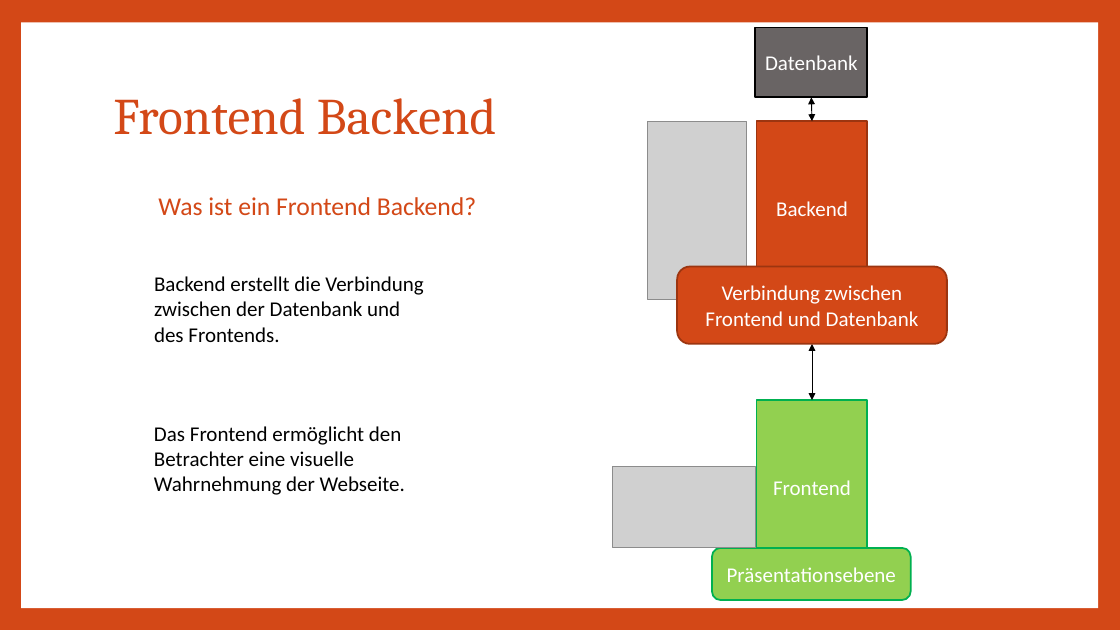
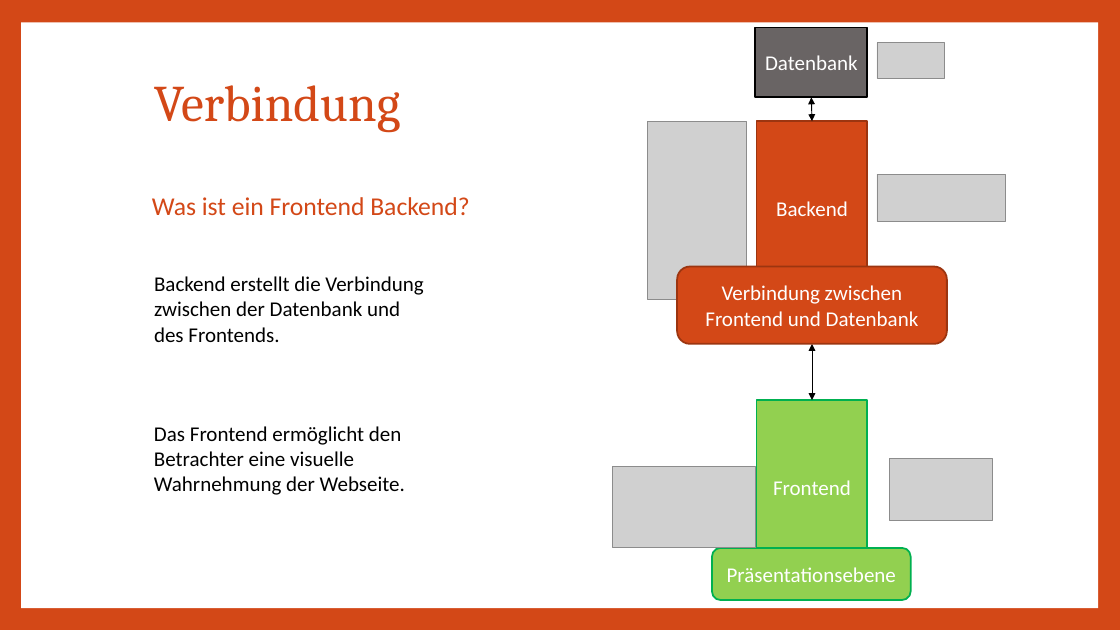
Before and after one commit to Lio396/AbgabeDossierProjekt, a slide deck: slide 10 of 04_Präsentation/VueJS_Laravel_website.pptx (slide 4 before the commit). Drawn at 1120x630 pixels with LibreOffice and Linux fonts; fonts in the diff are those of the drawing; grey boxes stand for pictures. Boxes give left, top, right and bottom in pixels: in the first picture for what was removed or moved away, otherwise in the second. Text is boxed around its words. In the diff, an @@ line names an element or a change of style, - is before the commit and + after.

```diff
--- a/04_Präsentation/VueJS_Laravel_website.pptx
+++ b/04_Präsentation/VueJS_Laravel_website.pptx
@@ picture added at <box>877,43,944,78</box> @@
@@ title at <box>154,85,400,133</box>: text changed @@
-Frontend Backend
+Verbindung
@@ picture added at <box>877,174,1006,221</box> @@
@@ text "Was ist ein Frontend Backend?": place and size @@
-text "Was ist ein Frontend Backend?" at <box>158,197,476,215</box>
+text "Was ist ein Frontend Backend?" at <box>152,197,469,215</box>
@@ picture added at <box>890,459,992,520</box> @@
```
Also in this commit, not shown: 7 other slides changed, 5 slides added, 2 slides removed, 4 other files.
